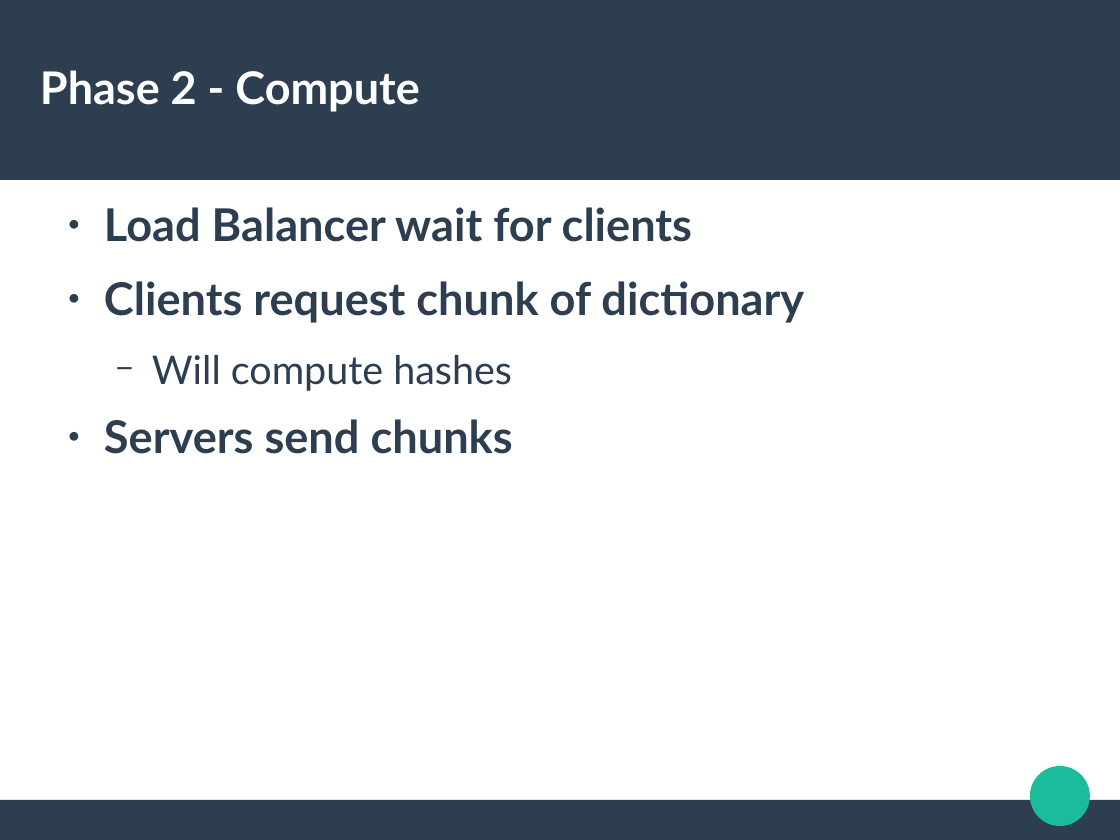
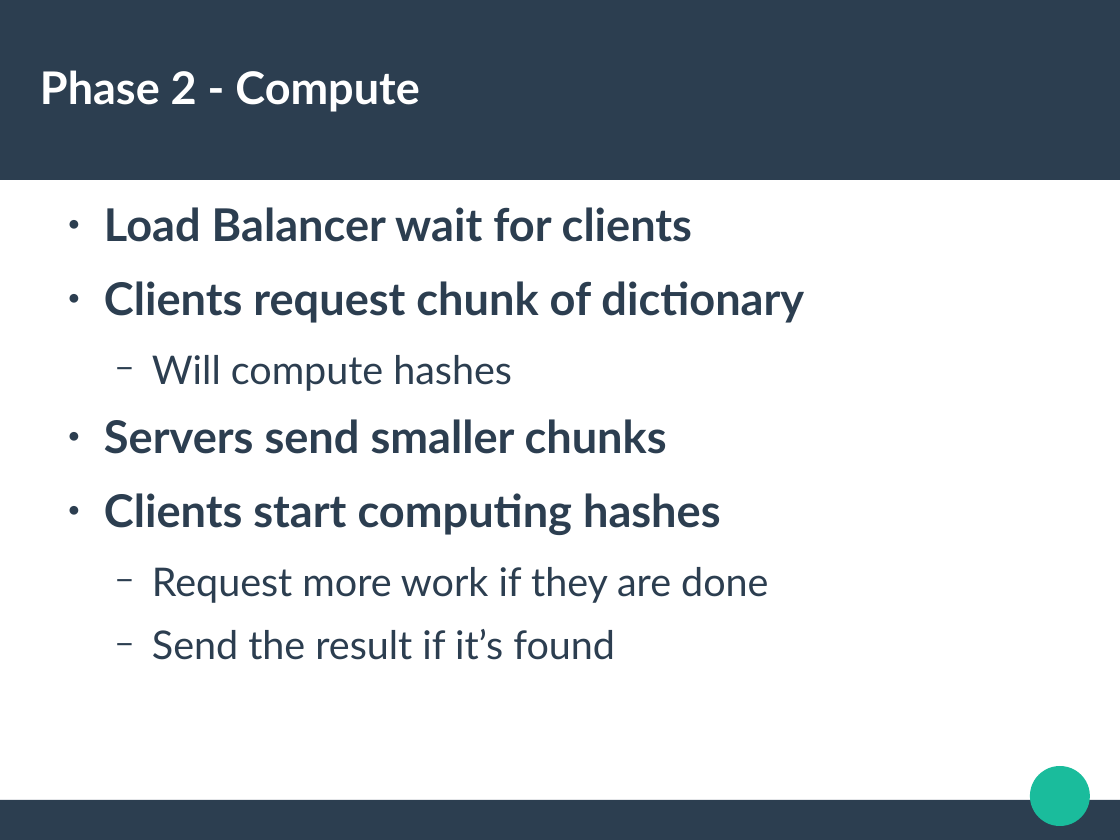
Before and after one commit to trandinhkhoa/distributed-system-project, a slide deck: slide 9 of presentation/defense.odp (slide 8 before the commit). Drawn at 1120x840 pixels with LibreOffice and Linux fonts; fonts in the diff are those of the drawing. Boxes give left, top, right and bottom in pixels: in the first picture for what was removed or moved away, otherwise in the second. Text is boxed around its words. In the diff, an @@ line names an element or a change of style, - is before the commit and + after.

```diff
--- a/presentation/defense.odp
+++ b/presentation/defense.odp
@@ text at box(104, 419, 768, 660): text changed; size 32 to 28 pt; bold off @@
-● Servers send chunks
+● Servers send smaller chunks
+● Clients start computing hashes
+  − Request more work if they are done
+  − Send the result if it’s found
```
Also in this commit, not shown: 4 other slides changed, 1 slide added.
